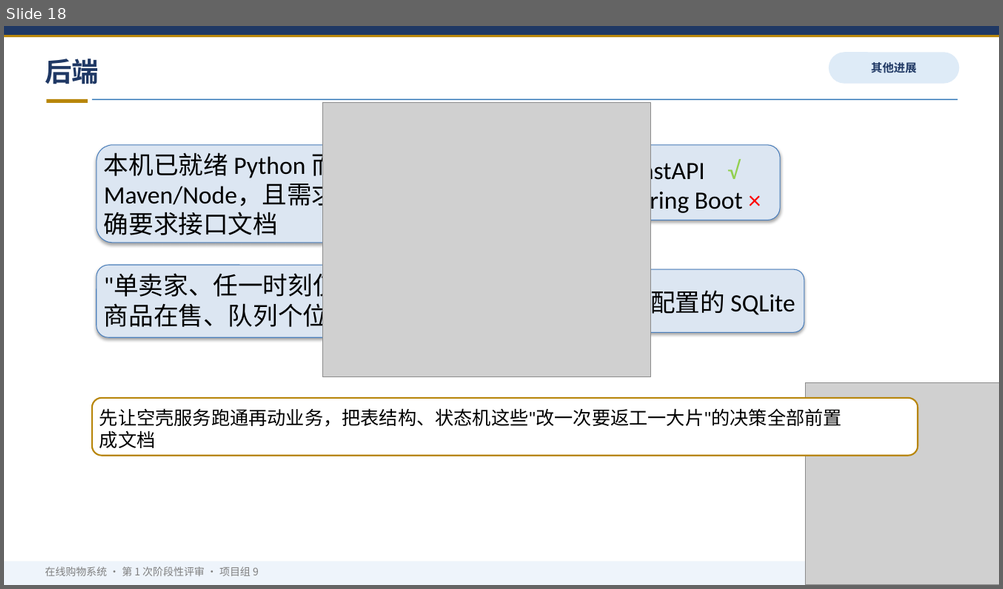
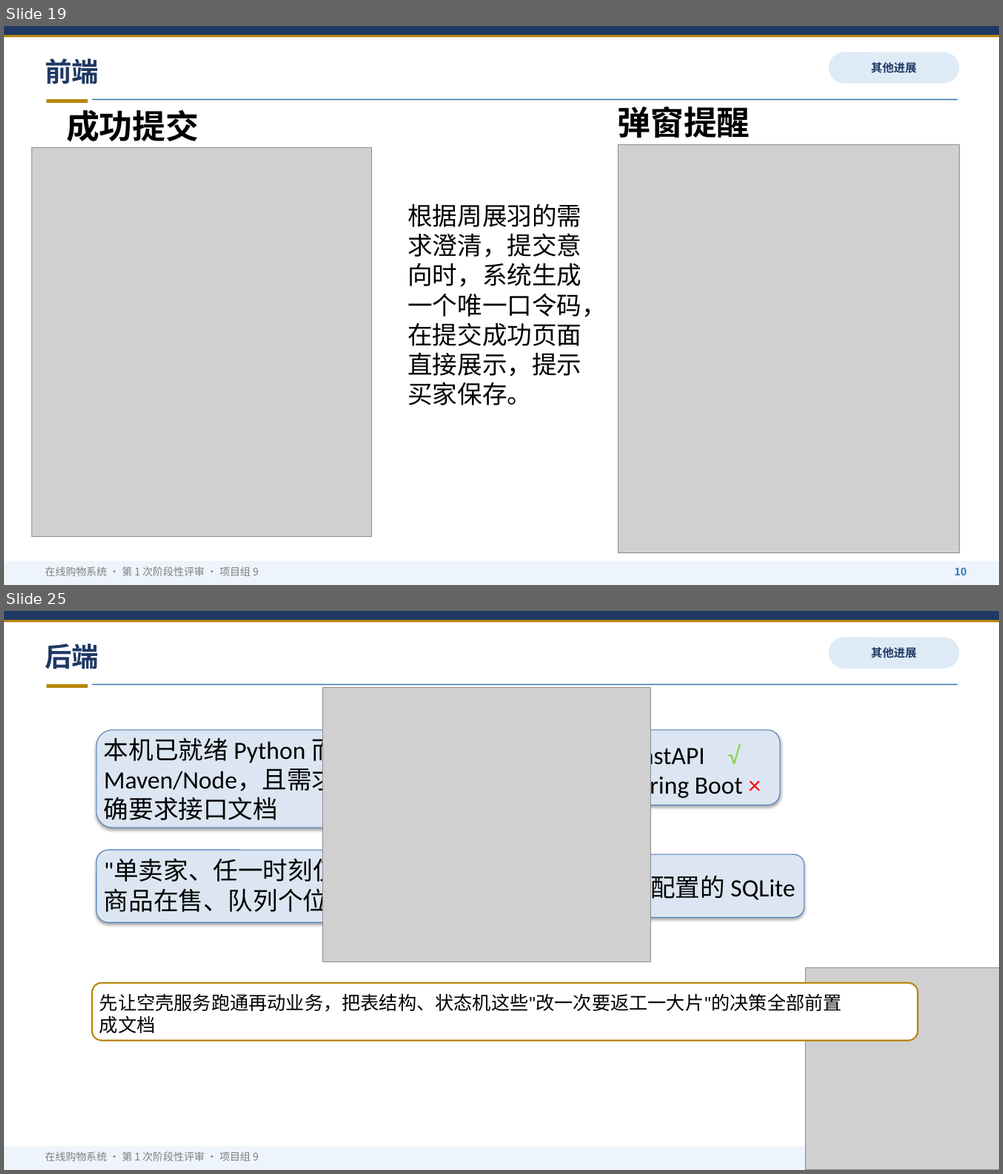
Before and after one commit to tyq-arch/single-merchant-shop-9, a slide deck: docs/第1次阶段性评审_第九组.pptx. Shown one above the other, each under a label of ours: slide 18 before the commit, slides 19 and 25 after it; the slides between them are not shown. The pictures are 1003x589 and 1003x1174 pixels, drawn with LibreOffice and Linux fonts; fonts in the diff are those of the drawing; grey boxes stand for pictures. Boxes give left, top, right and bottom in pixels: in the first picture for what was removed or moved away, otherwise in the second. Text is boxed around its words. In the diff, an @@ line names an element or a change of style, - is before the commit and + after.

```diff
--- a/docs/第1次阶段性评审_第九组.pptx
+++ b/docs/第1次阶段性评审_第九组.pptx
@@ slide 19 added at (4, 26, 999, 585), background #FFFFFF @@
@@ rectangle added at (4, 26, 999, 35), fill #1F3864 @@
@@ rectangle added at (4, 35, 999, 37), fill #B8860B @@
@@ text added at (45, 59, 99, 84), 26 pt, text #1F3864, bold @@
+前端
@@ rounded rectangle added at (828, 52, 959, 84), fill #DEEBF7, 11 pt, text #1F3864, bold @@
+其他进展
@@ rectangle added at (46, 99, 88, 103), fill #B8860B @@
@@ text added at (66, 110, 199, 142), 32 pt, text #000000, bold @@
+成功提交
@@ rectangle added at (92, 99, 958, 100), fill #2E75B6 @@
@@ text added at (617, 106, 750, 138), 32 pt, text #000000, bold @@
+弹窗提醒
@@ picture added at (31, 147, 371, 537) @@
@@ picture added at (618, 144, 959, 554) @@
@@ text added at (407, 204, 606, 406), 24 pt, text #000000 @@
+根据周展羽的需求澄清，提交意向时，系统生成一个唯一口令码，在提交成功页面直接展示，提示买家保存。
@@ rectangle added at (4, 562, 999, 585), fill #EEF4FB @@
@@ text added at (45, 567, 259, 577), 10 pt, text #7F7F7F @@
+在线购物系统 · 第 1 次阶段性评审 · 项目组 9
@@ text added at (954, 568, 966, 576), 10 pt, text #2E75B6, bold @@
+10
@@ what was slide 18 is now slide 25 @@
```
Also in this commit, not shown: 1 slide changed, 6 other slides added.
